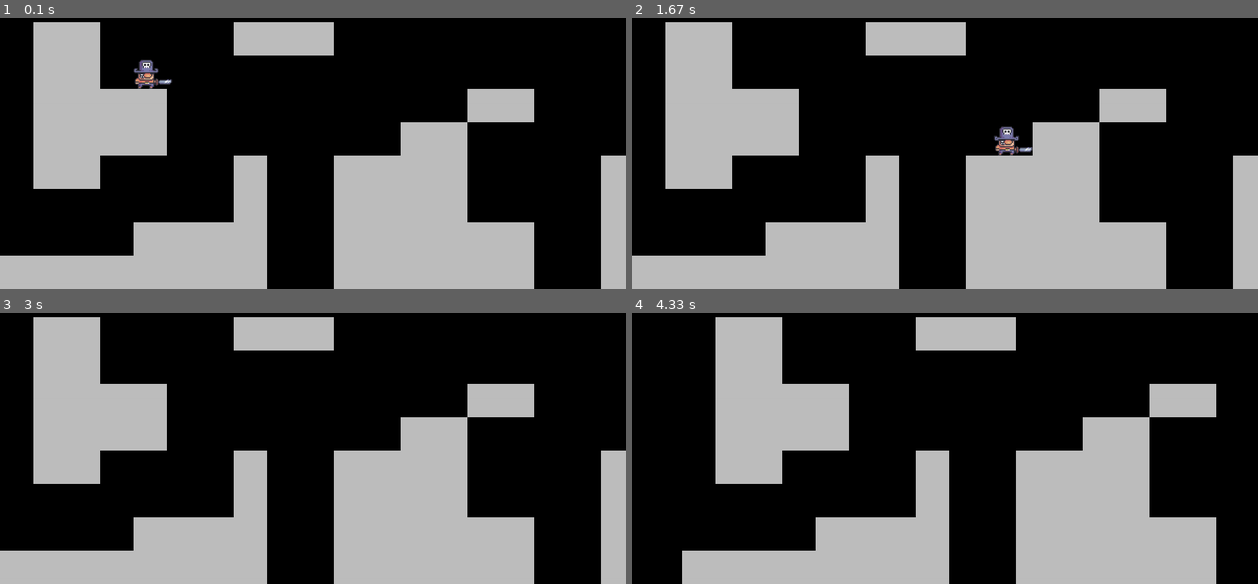
Above: before the commit, frames 1-4 (two rows, left to right).
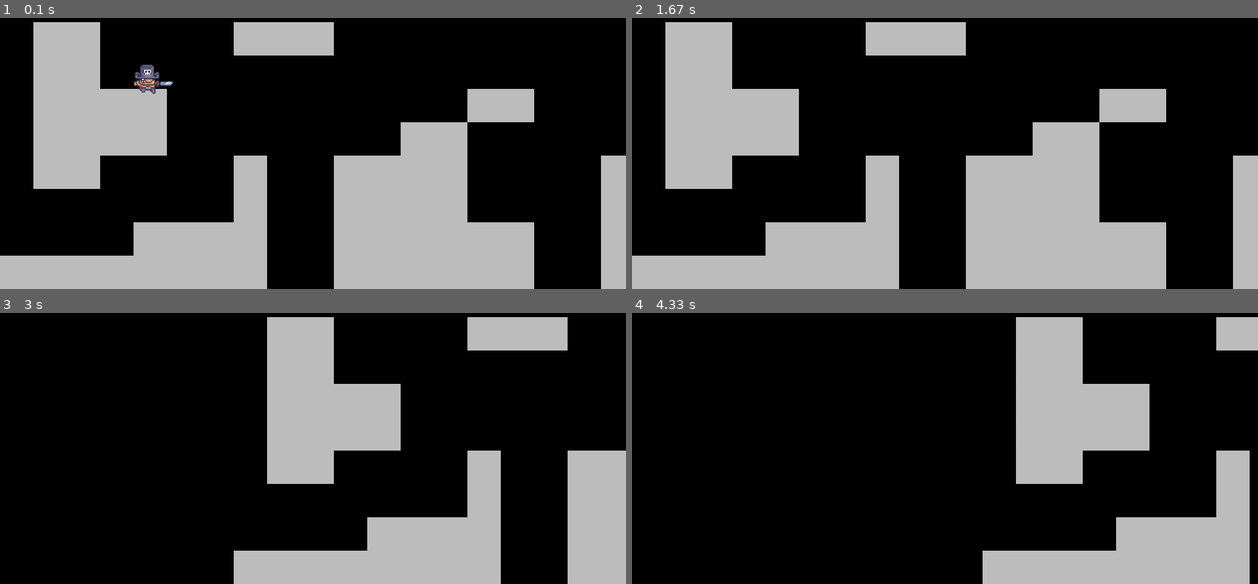
Above: after the commit, the same moments.

Repository: angel-cursed/pygame
Game: pygame game, started from platformer/platformer.py
Two runs of this game, one before a commit and one after it. Both use one fixed random seed, a clock stepped at 60 frames per second and the inputs below.
Inputs:
- Up to frame 1 (0.1 s): no input
- Up to frame 2 (1.67 s): hold Right 0.33-0.8 s; hold Up 0.83-1.13 s; hold Right 1.17-1.63 s
- Up to frame 3 (3 s): hold Left 1.67-2.2 s; hold Left 2.23-2.63 s
- Up to frame 4 (4.33 s): hold Left 3.73-4.2 s

The runs differ from the first frame. In frame 1, 0.4% of the frame differs, in the area x 21-28%, y 15-28%; in frame 2, 0.4%; in frame 3, 43%, in the area x 0-96%, y 1-100%; in frame 4, 38%.

Commit message:
some stuff

Diff:
--- /dev/null
+++ b/Sprite_Stacking/Player.py
@@ -0,0 +1,47 @@
+from settings import *
+import math
+from entity import BaseEntity
+
+class Player(BaseEntity):
+    def __init__(self, app, name = "player"):
+        super().__init__(app, name)
+
+        self.group.change_layer(self, CENTER.y)
+
+        self.rect = self.image.get_rect(center = CENTER)
+
+        self.offset = vec2(0)
+        self.inc = vec2(0)
+        self.dx, self.dy = 0, 0
+        self.angle = 0
+        self.diag_move_corr = 1 / math.sqrt(2)
+
+    def control(self):
+        self.inc = vec2(0)
+        speed = PLAYER_SPEED * self.app.delta_time
+        rot_speed = PLAYER_ROT_SPEED * self.app.delta_time
+
+        key_state = pygame.key.get_pressed()
+        if key_state[pygame.K_LEFT]:
+            self.angle += rot_speed
+        if key_state[pygame.K_RIGHT]:
+            self.angle -= rot_speed
+
+        if key_state[pygame.K_z]:
+            self.inc += vec2(0, -speed).rotate_rad(-self.angle)
+        if key_state[pygame.K_s]:
+            self.inc += vec2(0, speed).rotate_rad(-self.angle)
+        if key_state[pygame.K_q]:
+            self.inc += vec2(-speed, 0).rotate_rad(-self.angle)
+        if key_state[pygame.K_d]:
+            self.inc += vec2(speed, 0).rotate_rad(-self.angle)
+
+        if self.inc.x and self.inc.y:
+            self.inc *= self.diag_move_corr
+
+    def update(self):
+        self.control()
+        self.move()
+
+    def move(self):
+        self.offset += self.inc
--- /dev/null
+++ b/Sprite_Stacking/cache.py
@@ -0,0 +1,66 @@
+from settings import *
+
+class Cache:
+    def __init__(self):
+        self.stacked_sprite_cache = {}
+        self.entity_sprite_cache = {}
+        self.viewing_angle = 360 // NUM_ANGLES
+        self.outline_thickness = 5
+        self.get_stacked_sprite_cache()
+        self.get_entity_sprite_cache()
+
+    def get_entity_sprite_cache(self):
+        for sprite_name in ENTITY_SPRITE_ATTRS:
+            self.entity_sprite_cache[sprite_name] = {
+                "images" : None,
+            }
+            attrs = ENTITY_SPRITE_ATTRS[sprite_name]
+            images = self.get_layer_array(attrs)
+            self.entity_sprite_cache[sprite_name]["images"] = images
+
+    def get_stacked_sprite_cache(self):
+        for obj_name in STACKED_SPRITE_ATTRS:
+            self.stacked_sprite_cache[obj_name] = {
+                "rotated_sprites": {},
+            }
+            attrs = STACKED_SPRITE_ATTRS[obj_name]
+            layer_array = self.get_layer_array(attrs)
+            self.run_prerender(obj_name, layer_array, attrs)
+
+    def get_layer_array(self, attrs):
+        sprite_sheet = pygame.image.load(attrs["path"]).convert_alpha()
+
+        sprite_sheet = pygame.transform.scale(sprite_sheet, vec2(sprite_sheet.get_size()) * attrs["scale"])
+
+        sheet_width = sprite_sheet.get_width()
+        sheet_height = sprite_sheet.get_height()
+        sprite_height = sheet_height // attrs["num_layers"]
+
+        sheet_height = sprite_height * attrs["num_layers"]
+
+        layer_array = []
+        for y in range(0, sheet_height, sprite_height):
+            sprite = sprite_sheet.subsurface((0,y , sheet_width, sprite_height))
+            layer_array.append(sprite)
+        return layer_array[::-1]
+
+    def run_prerender(self, obj_name, layer_array, attrs : dict):
+        outline = attrs.get("outline", True)
+
+        for angle in range(NUM_ANGLES):
+            surf = pygame.Surface(layer_array[0].get_size())
+            surf = pygame.transform.rotate(surf, angle * self.viewing_angle)
+            sprite_surf = pygame.Surface([surf.get_width(), surf.get_height() + attrs["num_layers"] * attrs["scale"]])
+            sprite_surf.fill("khaki")
+            sprite_surf.set_colorkey("khaki")
+
+            for ind, layer in enumerate(layer_array):
+                layer = pygame.transform.rotate(layer, angle * self.viewing_angle)
+                sprite_surf.blit(layer, (0, ind * attrs["scale"]))
+
+            if outline:
+                outline_coords = pygame.mask.from_surface(sprite_surf).outline()
+                pygame.draw.polygon(sprite_surf, "black",outline_coords, self.outline_thickness)
+
+            image = pygame.transform.flip(sprite_surf, True, True)
+            self.stacked_sprite_cache[obj_name]["rotated_sprites"][angle] = image
--- /dev/null
+++ b/Sprite_Stacking/entity.py
@@ -0,0 +1,15 @@
+from settings import *
+
+class BaseEntity(pygame.sprite.Sprite):
+    def __init__(self, app, name):
+        self.app = app
+        self.name = name
+        self.group = app.main_group
+        super().__init__(self.group)
+
+        self.attrs = ENTITY_SPRITE_ATTRS[name]
+        entity_cache = self.app.cache.entity_sprite_cache
+        self.images = entity_cache[name]["images"]
+        self.image = self.images[0]
+        self.rect = self.image.get_rect()
+        self.frame_index = 0
--- /dev/null
+++ b/Sprite_Stacking/main.py
@@ -0,0 +1,49 @@
+import sys
+from settings import *
+from stacked_sprite import StackedSprite
+from cache import Cache
+from Player import Player
+from scene import Scene
+
+class App:
+    def __init__(self):
+        self.screen = pygame.display.set_mode(RES)
+        self.clock = pygame.time.Clock()
+        self.time = 0
+        self.delta_time = 0.01
+
+        self.main_group = pygame.sprite.LayeredUpdates()
+        self.cache = Cache()
+        self.player = Player(self)
+        self.scene = Scene(self)
+
+
+    def update(self):
+        self.main_group.update()
+        pygame.display.set_caption(f"{self.clock.get_fps(): .1f}")
+        self.delta_time = self.clock.tick()
+
+    def draw(self):
+        self.screen.fill(BG_COLOR)
+        self.main_group.draw(self.screen)
+        pygame.display.flip()
+
+    def check_event(self):
+        for event in pygame.event.get():
+            if event.type == pygame.QUIT or (event.type == pygame.KEYDOWN and event.key == pygame.K_ESCAPE):
+                pygame.quit()
+                sys.exit()
+
+    def get_time(self):
+        self.time = pygame.time.get_ticks() * 0.001
+
+    def run(self):
+        while True:
+            self.check_event()
+            self.get_time()
+            self.update()
+            self.draw()
+
+if __name__ == "__main__":
+    app = App()
+    app.run()
--- /dev/null
+++ b/Sprite_Stacking/scene.py
@@ -0,0 +1,36 @@
+from stacked_sprite import *
+from random import uniform
+
+P = "player"
+A, B, C, D, E = "van", "tank", "blue_tree", "car", "grass"
+
+MAP = [
+    [0, 0, 0, 0, 0, 0, 0, 0, 0],
+    [0, C, C, C, 0, C, C, 0, 0],
+    [0, C, 0, 0, 0, 0, 0, C, 0],
+    [C, 0, B, 0, C, E, 0, C, 0],
+    [C, 0, E, 0, P, 0, E, C, 0],
+    [C, 0, 0, A, E, D, C, C, 0],
+    [0, C, 0, 0, 0, 0, C, C, 0],
+    [0, C, C, 0, 0, 0, C, C, 0],
+    [0, 0, 0, C, C, C, C, 0, 0],
+]
+
+MAP_SIZE = MAP_WIDTH, MAP_HEIGHT = vec2(len(MAP), len(MAP[0]))
+MAP_CENTER = MAP_SIZE / 2
+
+class Scene:
+    def __init__(self, app):
+        self.app = app
+        self.load_scene()
+
+    def load_scene(self):
+        rand_rot = lambda : uniform(0, 360)
+        rand_pos = lambda pos: pos + vec2(uniform(-0.25, 0.25))
+        for j, row in enumerate(MAP):
+            for i, name in enumerate(row):
+                pos = vec2(i, j) + vec2(0.5)
+                if name == P:
+                    self.app.player.offset = pos * TILE_SIZE
+                elif name:
+                    StackedSprite(self.app, name = name, pos = rand_pos(pos), rot = rand_rot())
--- /dev/null
+++ b/Sprite_Stacking/second_way/main.py
@@ -0,0 +1,37 @@
+import sys, os, pygame
+
+pygame.init()
+
+screen = pygame.display.set_mode((500, 500), 0, 32)
+display = pygame.Surface((100, 100))
+
+images = [pygame.image.load("car/" + image) for image in os.listdir("car")]
+print(images)
+
+clock = pygame.time.Clock()
+
+def render_stack(surf, images, pos, rotation, spread = 1):
+    for index, image in enumerate(images):
+        rotated_img = pygame.transform.rotate(image, rotation)
+        surf.blit(rotated_img, (pos[0] - rotated_img.get_width() // 2, pos[1] - rotated_img.get_height() // 2 - index * spread))
+
+frame = 0
+
+while True:
+    display.fill("black")
+
+    frame += 1
+    render_stack(display,images, (50, 50), frame)
+
+    for event in pygame.event.get():
+        if event.type == pygame.QUIT:
+            pygame.quit()
+            sys.exit()
+        if event.type == pygame.KEYDOWN:
+            if event.key == pygame.K_ESCAPE:
+                pygame.quit()
+                sys.exit()
+
+    screen.blit(pygame.transform.scale(display, screen.get_size()), (0, 0))
+    pygame.display.update()
+    clock.tick(60)
--- /dev/null
+++ b/Sprite_Stacking/settings.py
@@ -0,0 +1,56 @@
+import pygame
+
+vec2 = pygame.math.Vector2
+
+RES = WIDTH, HEIGHT = vec2(1600,900)
+CENTER = H_WIDTH, H_HEIGHT = RES // 2
+TILE_SIZE = 250
+
+BG_COLOR = "olivedrab"
+NUM_ANGLES = 90
+
+PLAYER_SPEED = 0.4
+PLAYER_ROT_SPEED = 0.0015
+
+ENTITY_SPRITE_ATTRS = {
+    "player": {
+        "path": "assets/entities/player/player.png",
+        "num_layers": 7,
+        "scale": 0.35,
+        "y_offset": 0
+    }
+}
+
+STACKED_SPRITE_ATTRS = {
+    "grass": {
+        "path": "assets/grass.png",
+        "num_layers": 11,
+        "scale": 7,
+        "y_offset": -40,
+        "outline": False
+    },
+    "blue_tree": {
+        "path": "assets/blue_tree.png",
+        "num_layers": 43,
+        "scale": 8,
+        "y_offset": -170
+    },
+    "car": {
+        "path": "assets/car.png",
+        "num_layers": 9,
+        "scale": 10,
+        "y_offset": -10
+    },
+    "van":{
+        "path": "assets/van.png",
+        "num_layers": 20,
+        "scale": 6,
+        "y_offset": -30
+    },
+    "tank":{
+        "path": "assets/tank.png",
+        "num_layers": 17,
+        "scale": 8,
+        "y_offset": -40
+    }
+}
--- /dev/null
+++ b/Sprite_Stacking/stacked_sprite.py
@@ -0,0 +1,42 @@
+from settings import *
+import math
+
+class StackedSprite(pygame.sprite.Sprite):
+    def __init__(self, app, name, pos, rot=0):
+        self.app = app
+        self.name = name
+        self.pos = vec2(pos) * TILE_SIZE
+        self.player = app.player
+        self.group = app.main_group
+        super().__init__(self.group)
+
+        self.attrs = STACKED_SPRITE_ATTRS[name]
+        self.y_offset = vec2(0,self.attrs["y_offset"])
+        self.cache = app.cache.stacked_sprite_cache
+        self.viewing_angle = app.cache.viewing_angle
+        self.rotated_sprite = self.cache[name]["rotated_sprites"]
+        self.angle = 0
+        self.screen_pos = vec2(0)
+        self.rot = (rot % 360) // self.viewing_angle
+
+    def transform(self):
+        pos = self.pos - self.player.offset
+        pos = pos.rotate_rad(self.player.angle)
+        self.screen_pos = pos + CENTER
+
+    def change_layer(self):
+        self.group.change_layer(self, self.screen_pos.y)
+
+    def get_angle(self):
+        self.angle = -math.degrees(self.player.angle) // self.viewing_angle + self.rot
+        self.angle = int(self.angle % NUM_ANGLES)
+
+    def update(self):
+        self.transform()
+        self.get_angle()
+        self.get_image()
+        self.change_layer()
+
+    def get_image(self):
+        self.image = self.rotated_sprite[self.angle]
+        self.rect = self.image.get_rect(center = self.screen_pos + self.y_offset)
--- /dev/null
+++ b/camera/main.py
@@ -0,0 +1,19 @@
+import pygame, sys
+
+pygame.init()
+clock = pygame.time.Clock()
+
+screen_width = 1280
+screen_height = 760
+
+screen = pygame.display.set_mode((screen_width, screen_height))
+pygame.display.set_caption("app")
+
+while True:
+    for event in pygame.event.get():
+        if event.type == pygame.QUIT:
+            pygame.quit()
+            sys.exit()
+    screen.fill("blue")
+    pygame.display.flip()
+    clock.tick(60)
--- a/flappy_bird/data/json/high_score.json
+++ b/flappy_bird/data/json/high_score.json
@@ -1,3 +1,3 @@
 {
-   "score": 34
+   "score": 33
 }
--- a/platformer/level.py
+++ b/platformer/level.py
@@ -91,17 +91,6 @@
         player = self.player.sprite
         player.apply_gravity()
 
-        for tile in self.tiles.sprites():
-            if player.rect.colliderect(tile.rect):
-                if player.direction.y > 0:
-                    player.rect.bottom = tile.rect.top
-                    player.direction.y = 0
-                    player.on_ground = True
-                elif player.direction.y < 0:
-                    player.rect.top = tile.rect.bottom
-                    player.direction.y = 0
-                    player.on_ceiling = True
-
         if player.on_ground and player.direction.y < 0 or player.direction.y > 1:
             player.on_ground = False
         if player.on_ceiling and player.direction.y > 0:
